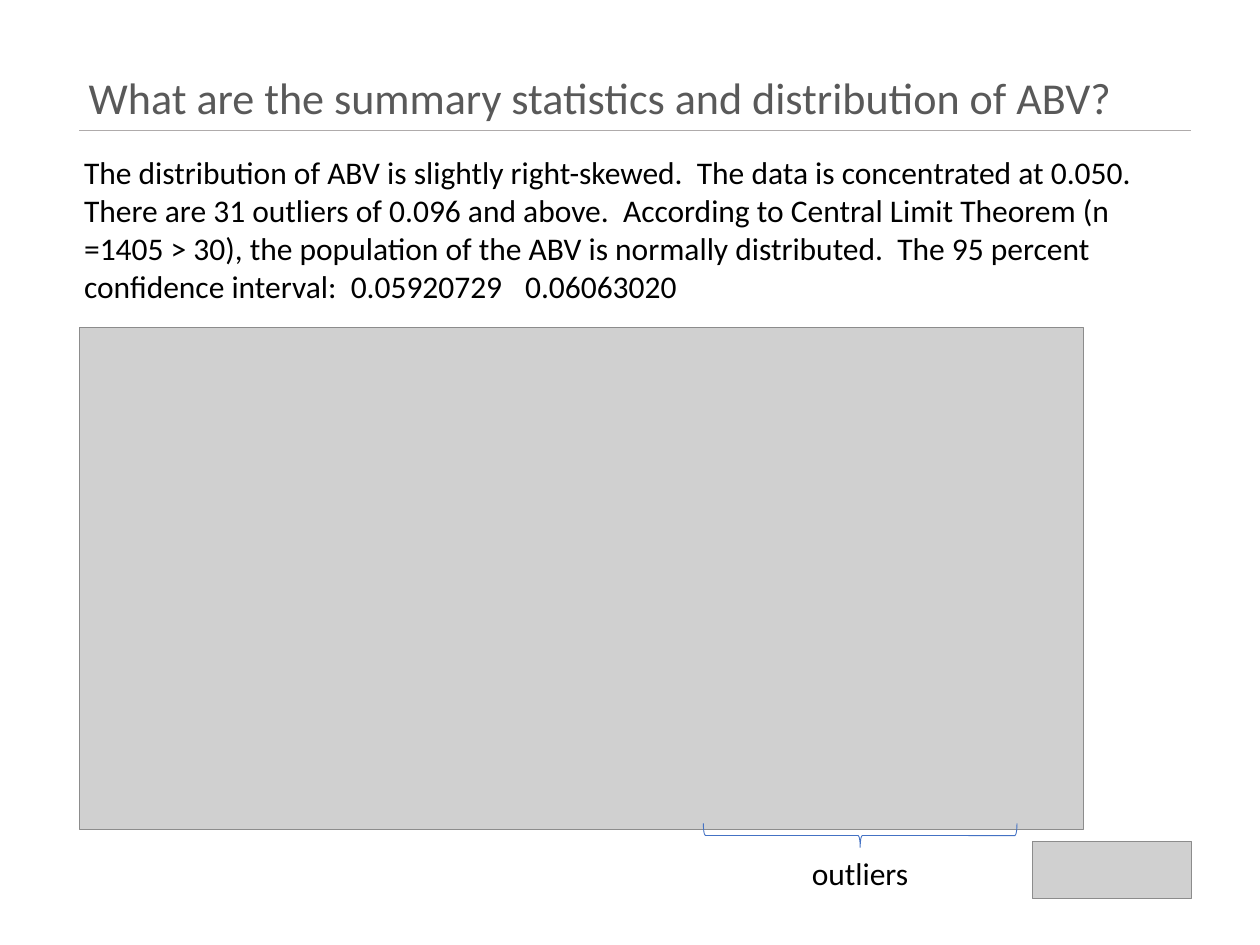
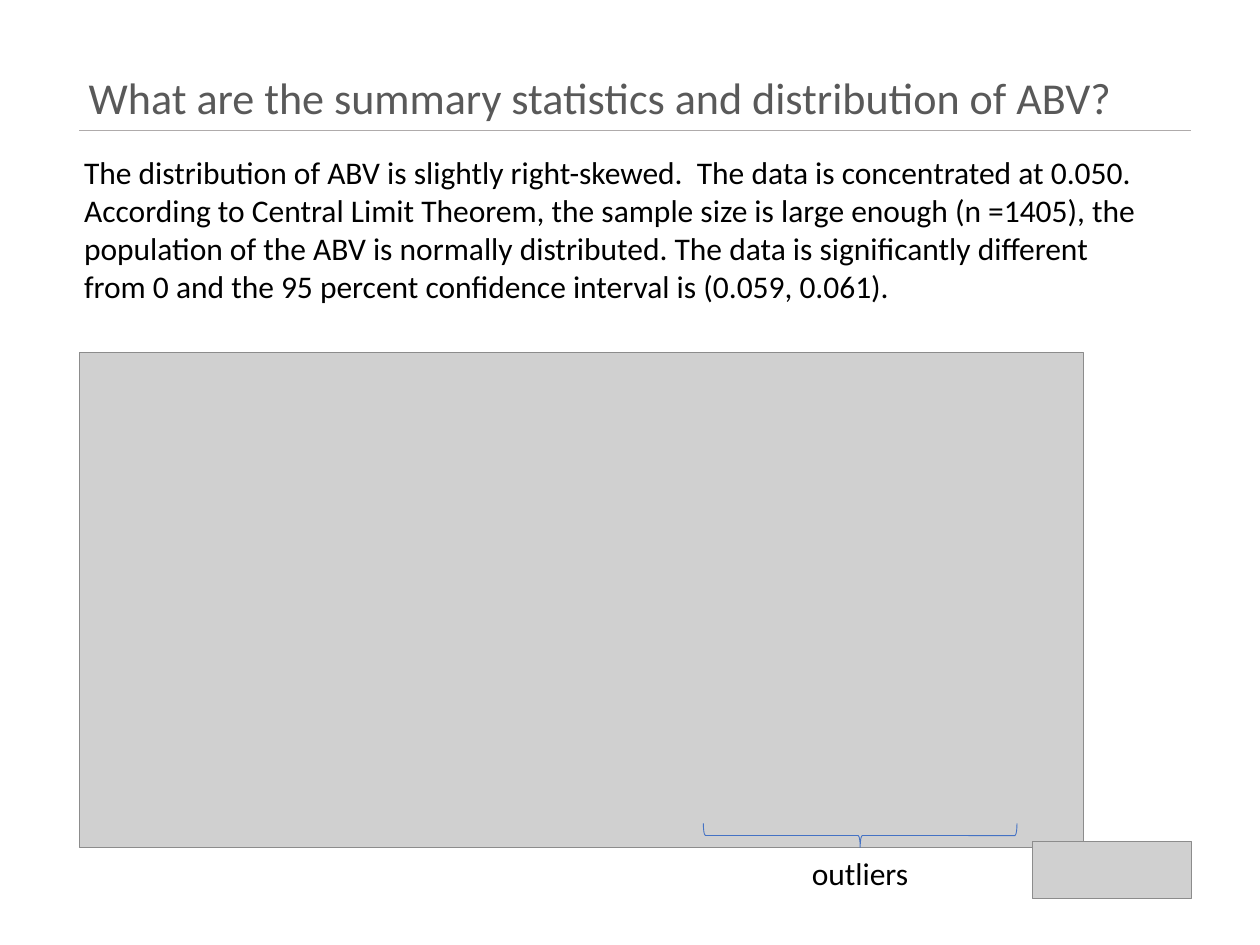
Before and after one commit to kristxh/6306-CaseStudy1-Beer, a slide deck: slide 8 of case_study_1_budweiser.pptx. Drawn at 1260x945 pixels with LibreOffice and Linux fonts; fonts in the diff are those of the drawing; grey boxes stand for pictures. Boxes give left, top, right and bottom in pixels: in the first picture for what was removed or moved away, otherwise in the second. Text is boxed around its words. In the diff, an @@ line names an element or a change of style, - is before the commit and + after.

```diff
--- a/case_study_1_budweiser.pptx
+++ b/case_study_1_budweiser.pptx
@@ text at (84, 162, 1135, 303): text changed @@
-The distribution of ABV is slightly right-skewed. The data is concentrated at 0.050. There are 31 outliers of 0.096 and above. According to Central Limit Theorem (n =1405 > 30), the population of the ABV is normally distributed. The 95 percent confidence interval: 0.05920729 0.06063020
+The distribution of ABV is slightly right-skewed. The data is concentrated at 0.050. According to Central Limit Theorem, the sample size is large enough (n =1405), the population of the ABV is normally distributed. The data is significantly different from 0 and the 95 percent confidence interval is (0.059, 0.061).
@@ picture: place and size @@
-picture at (79, 328, 1084, 830)
+picture at (79, 353, 1084, 848)
```
Also in this commit, not shown: 4 other slides changed.
